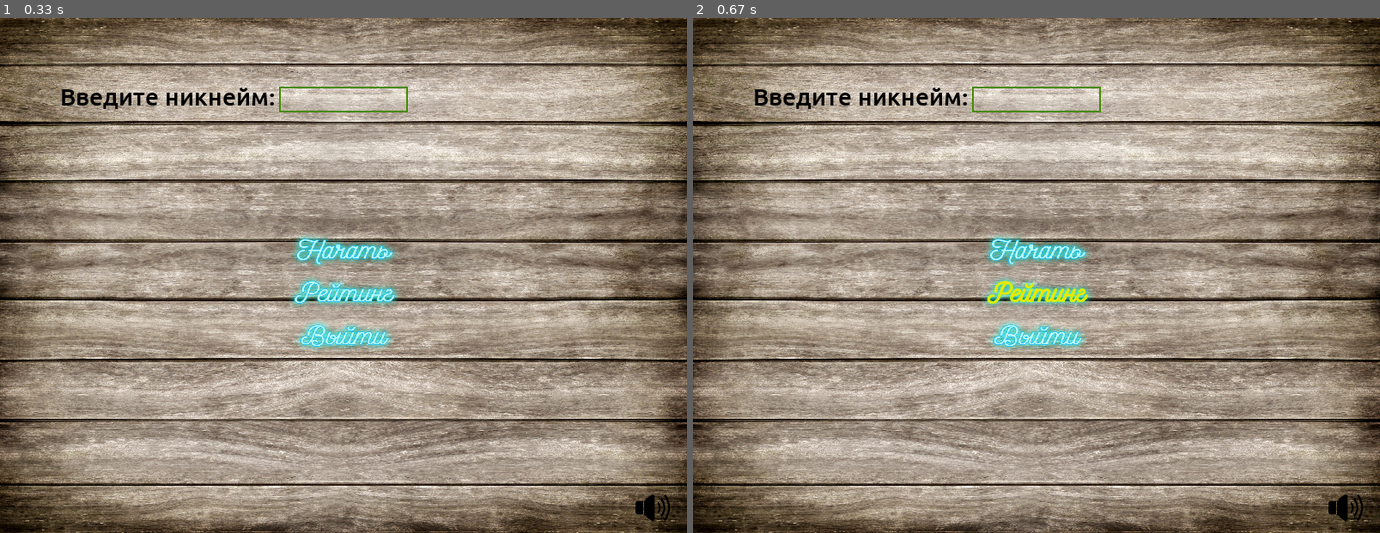
Above: before the commit, frames 1-2 (left to right).
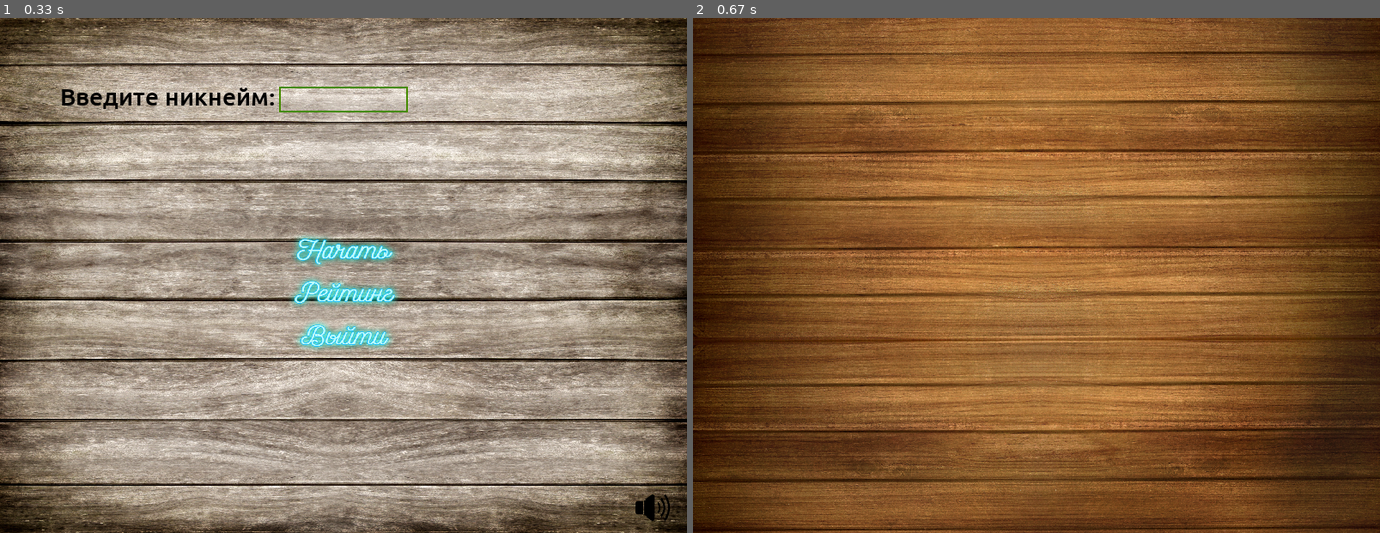
Above: after the commit, the same moments.

Repository: AlexRas245/Pygame_Project
Game: pygame game, started from Меню.py
Same seed, same stepped clock (60 frames per second), same inputs: the game is played once before the commit and once after it.
Inputs (mouse positions are in pixels of both pictures, inside the frame that each line leads up to):
- Up to frame 1 (0.33 s): no input
- Up to frame 2 (0.67 s): click (1036, 275) at 0.38 s

Frame 1 is identical in both runs. In frame 2, 98% of the frame differs, in the area x 0-100%, y 0-100%.

Commit message:
Добавлена файл для отрисовки окна рейтинг

Diff:
--- a/Меню.py
+++ b/Меню.py
@@ -1,7 +1,7 @@
 import pygame
 import sys
 from Button import Button
-
+import рейтинг
 
 class MainMenu:
     def __init__(self, screen, width, height):
@@ -72,7 +72,7 @@
         self.draw_text(self.text_nick, (0, 0, 0), self.input_rect.left - 130, self.input_rect.centery - 20)
         pygame.draw.rect(self.screen, self.color, self.input_rect, 2)  # Отрисовка поля ввода никнейма
         # Ограничиваем длину текста, который будет отображаться
-        displayed_text = self.user_text[-7:]  # Ограничиваем до последних 9 символов
+        displayed_text = self.user_text[-7:]  # Ограничиваем до последних 7 символов
         text_surface = self.font.render(displayed_text, True, (0, 0, 0))
         text_rect = text_surface.get_rect()
         text_rect.center = self.input_rect.center
@@ -165,7 +165,8 @@
         pass
 
     def show_rating(self):
-        pass
+        rating_menu = рейтинг.RatingMenu(self.screen, self.width, self.height, self.music_on)
+        rating_menu.run()
 
     def exit_menu(self):
         pygame.mixer.quit()
--- /dev/null
+++ b/рейтинг.py
@@ -0,0 +1,57 @@
+import pygame
+import sqlite3
+from Button import Button
+
+
+class RatingMenu:
+    def __init__(self, screen, width, height, music_on):
+        self.screen = screen
+        self.screen.fill((210, 200, 225))
+        self.width = width
+        self.height = height
+        self.font = pygame.font.Font(None, 36)
+        self.running = True
+        self.back_to_menu = False
+        self.music_on = music_on
+        self.background_image = pygame.image.load("three_rating.png").convert_alpha()  # Изображение для фона
+        self.background_image = pygame.transform.scale(self.background_image, (width, height))
+        self.conn = sqlite3.connect('rating.db')
+        self.cursor = self.conn.cursor()
+        # Создание таблицы игроков, если она не существует
+        self.cursor.execute('''
+            CREATE TABLE IF NOT EXISTS players (
+                id INTEGER PRIMARY KEY AUTOINCREMENT,
+                nickname TEXT UNIQUE,
+                games_played INTEGER DEFAULT 0
+            )
+        ''')
+        # Создание таблицы игр, если она не существует
+        self.cursor.execute('''
+            CREATE TABLE IF NOT EXISTS games (
+                id INTEGER PRIMARY KEY AUTOINCREMENT,
+                player_id INTEGER,
+                moves INTEGER,
+                time REAL,
+                FOREIGN KEY(player_id) REFERENCES players(id)
+            )
+        ''')
+
+    def draw(self):
+        self.screen.blit(self.background_image, (0, 0))
+        pygame.display.flip()
+
+    def handle_events(self):
+        for event in pygame.event.get():
+            if event.type == pygame.QUIT:
+                self.running = False
+
+    def update(self):
+        self.handle_events()
+        if self.back_to_menu:
+            self.running = False
+        pygame.display.flip()
+
+    def run(self):
+        while self.running:
+            self.update()
+            self.draw()
Binary file added: rating.db
Binary file added: three_rating.png
